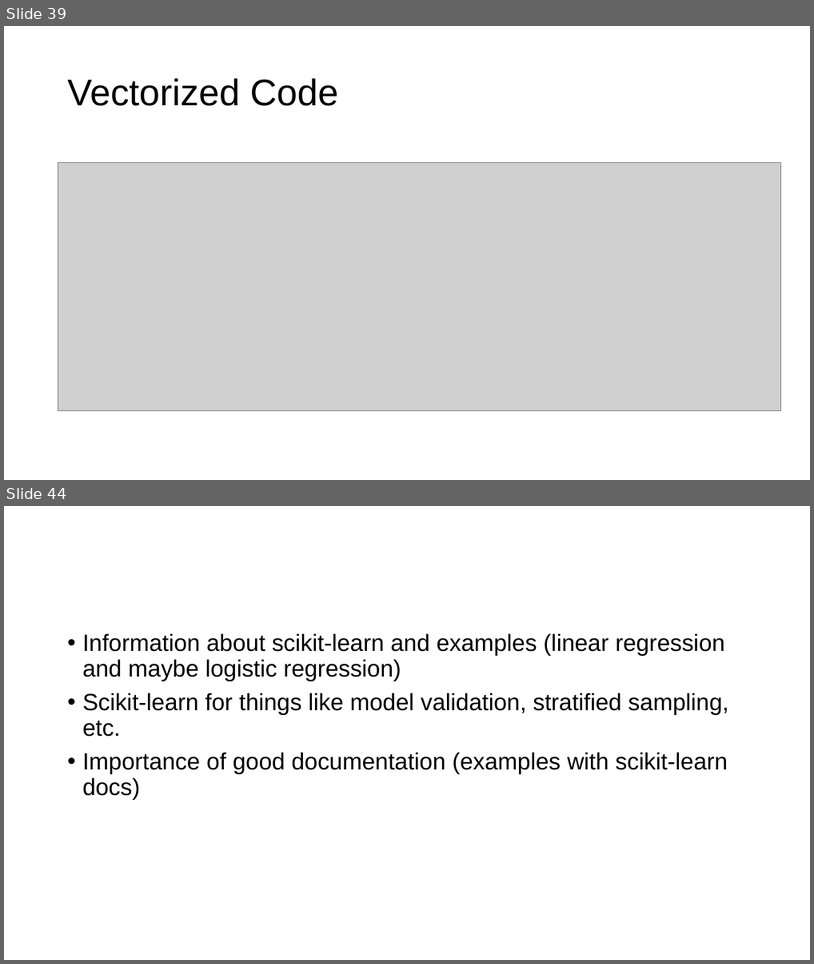
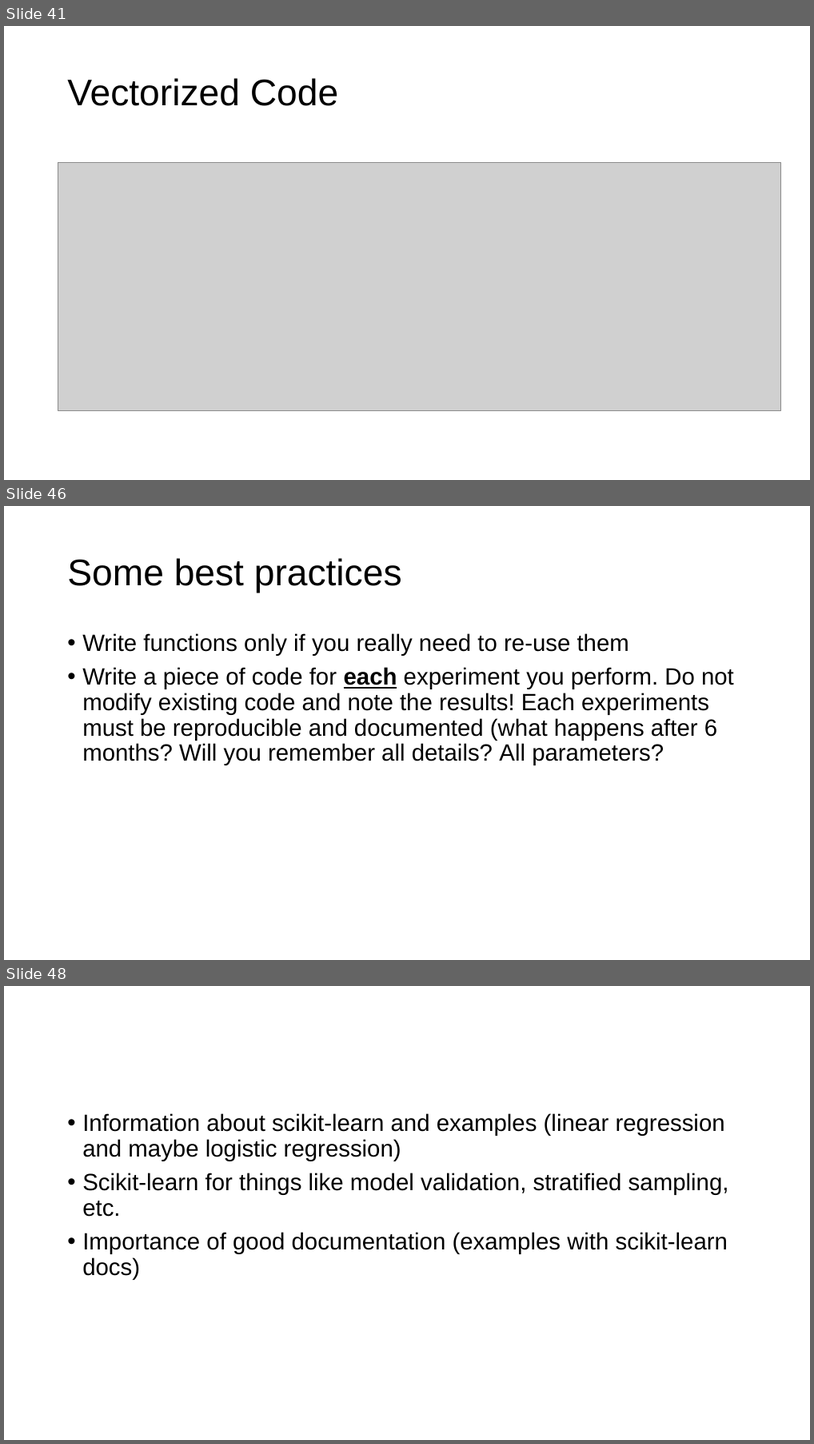
Before and after one commit to toelt-llc/MSCA-ITN-PARENT, a slide deck: DETERMINED2022/Python and scikit-learn/DETERMINED2022-toelt-Introduction Python and Scikit-learn.pptx. Shown one above the other, each under a label of ours: slides 39 and 44 before the commit, slides 41, 46 and 48 after it; the slides between them are not shown. The pictures are 814x964 and 814x1444 pixels, drawn with LibreOffice and Linux fonts; fonts in the diff are those of the drawing; grey boxes stand for pictures; background and template pictures are left out. Boxes give left, top, right and bottom in pixels: in the first picture for what was removed or moved away, otherwise in the second. Text is boxed around its words. In the diff, an @@ line names an element or a change of style, - is before the commit and + after.

```diff
--- a/DETERMINED2022/Python and scikit-learn/DETERMINED2022-toelt-Introduction Python and Scikit-learn.pptx
+++ b/DETERMINED2022/Python and scikit-learn/DETERMINED2022-toelt-Introduction Python and Scikit-learn.pptx
@@ slide 46 added at [4,506,810,960], background #FFFFFF @@
@@ title added at [67,558,402,593], 33 pt, text #000000 @@
+Some best practices
@@ text added at [82,633,734,765], 21 pt, text #000000 @@
+• Write functions only if you really need to re-use them
+• Write a piece of code for each experiment you perform. Do not modify existing code and note the results! Each experiments must be reproducible and documented (what happens after 6 months? Will you remember all details? All parameters?
@@ what was slide 39 is now slide 41 @@
@@ what was slide 44 is now slide 48 @@
```
Also in this commit, not shown: 8 slides changed, 7 other slides added, 5 slides removed, 2 other files.
